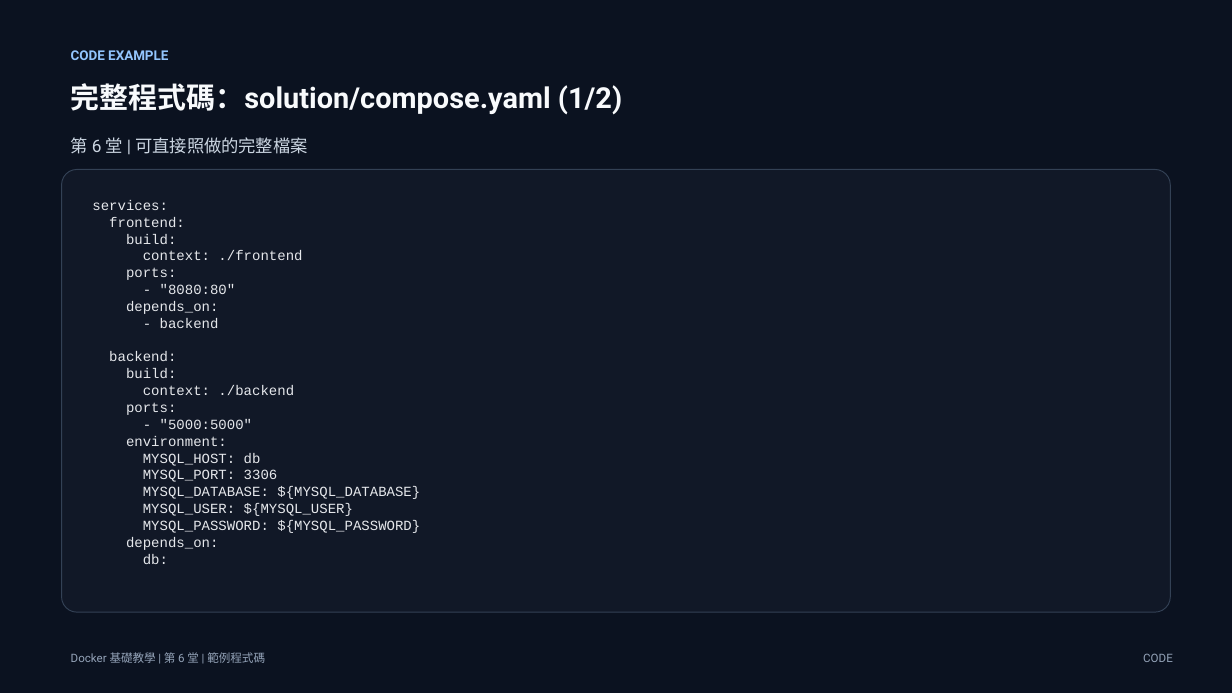
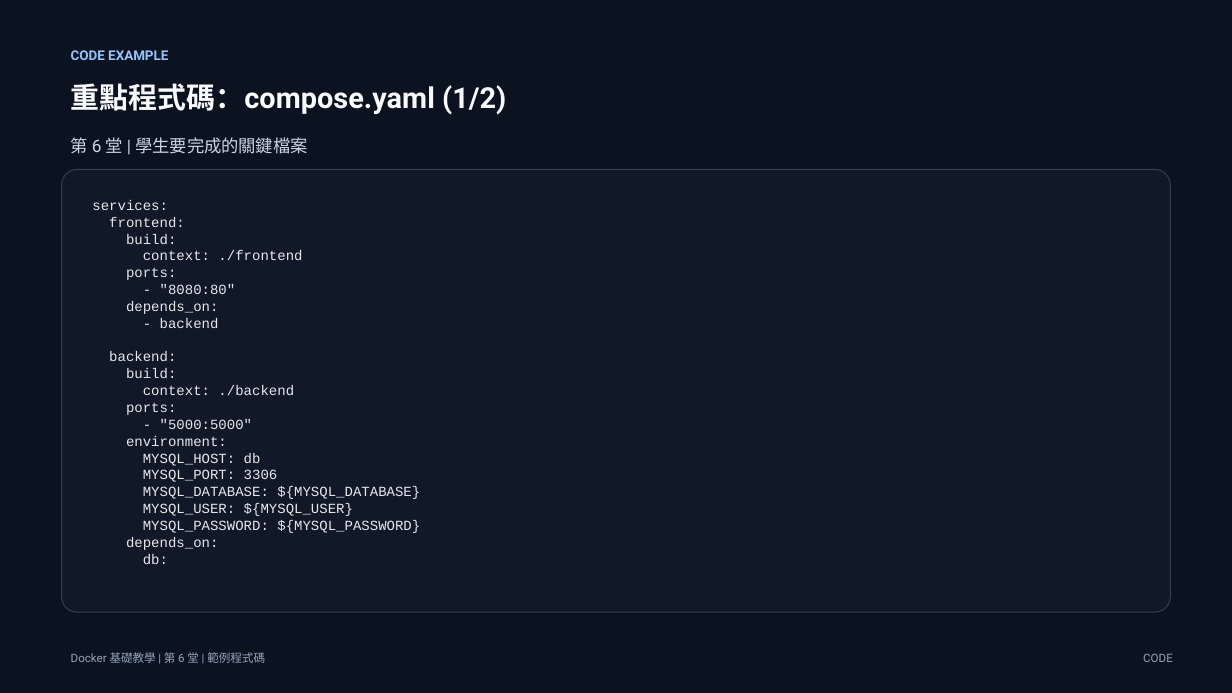
Before and after one commit to lalalalaluk/docker-practice, a slide deck: slide 12 of slides/docker-session6-fullstack-todo.pptx (slide 37 before the commit). Drawn at 1232x693 pixels with LibreOffice and Linux fonts; fonts in the diff are those of the drawing. Boxes give left, top, right and bottom in pixels: in the first picture for what was removed or moved away, otherwise in the second. Text is boxed around its words. In the diff, an @@ line names an element or a change of style, - is before the commit and + after.

```diff
--- a/slides/docker-session6-fullstack-todo.pptx
+++ b/slides/docker-session6-fullstack-todo.pptx
@@ text at <box>71,83,506,115</box>: text changed @@
-完整程式碼：solution/compose.yaml (1/2)
+重點程式碼：compose.yaml (1/2)
@@ text at <box>71,137,307,154</box>: text changed @@
-第 6 堂 | 可直接照做的完整檔案
+第 6 堂 | 學生要完成的關鍵檔案
```
Also in this commit, not shown: 13 other slides changed, 8 slides added, 31 slides removed, 36 other files.
